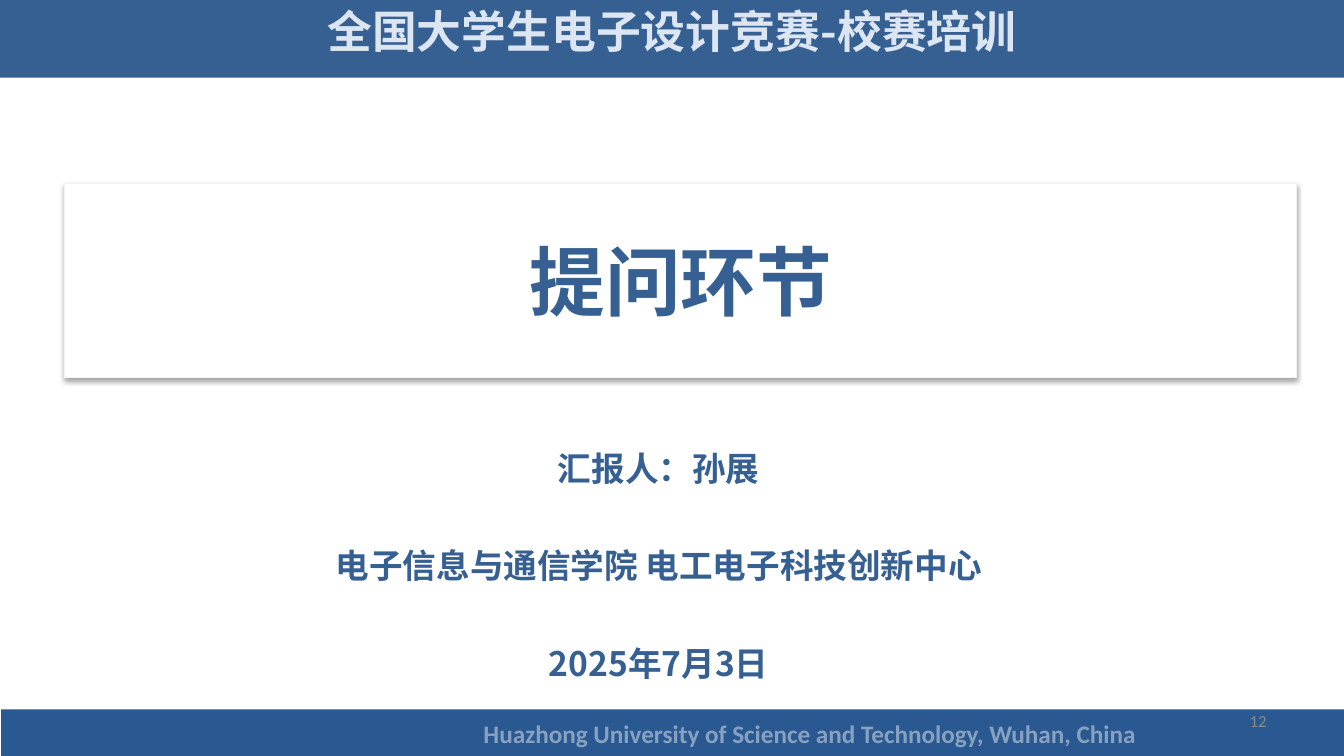
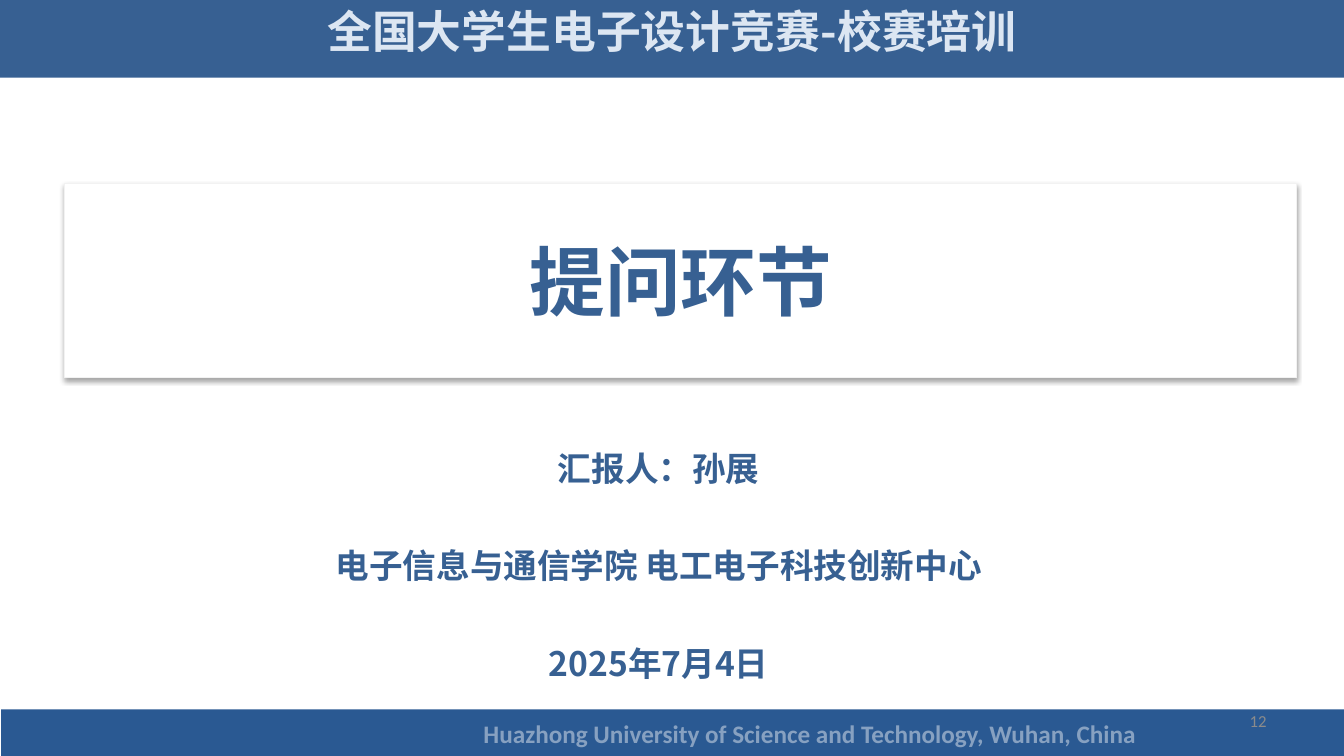
Before and after one commit to lxl-gitbub/EDC_HUST_2025, a slide deck: slide 12 of 2021F/21F智能送药小车.pptx. Drawn at 1344x756 pixels with LibreOffice and Linux fonts; fonts in the diff are those of the drawing; background and template pictures are left out. Boxes give left, top, right and bottom in pixels: in the first picture for what was removed or moved away, otherwise in the second. Text is boxed around its words. In the diff, an @@ line names an element or a change of style, - is before the commit and + after.

```diff
--- a/2021F/21F智能送药小车.pptx
+++ b/2021F/21F智能送药小车.pptx
@@ table at [230,436,1088,683] @@
-row 1, column 1: 汇报人：孙展 / 电子信息与通信学院 电工电子科技创新中心 / 2025年7月3日
+row 1, column 1: 汇报人：孙展 / 电子信息与通信学院 电工电子科技创新中心 / 2025年7月4日
```
Also in this commit, not shown: 1 other slide changed, 13 other files.
